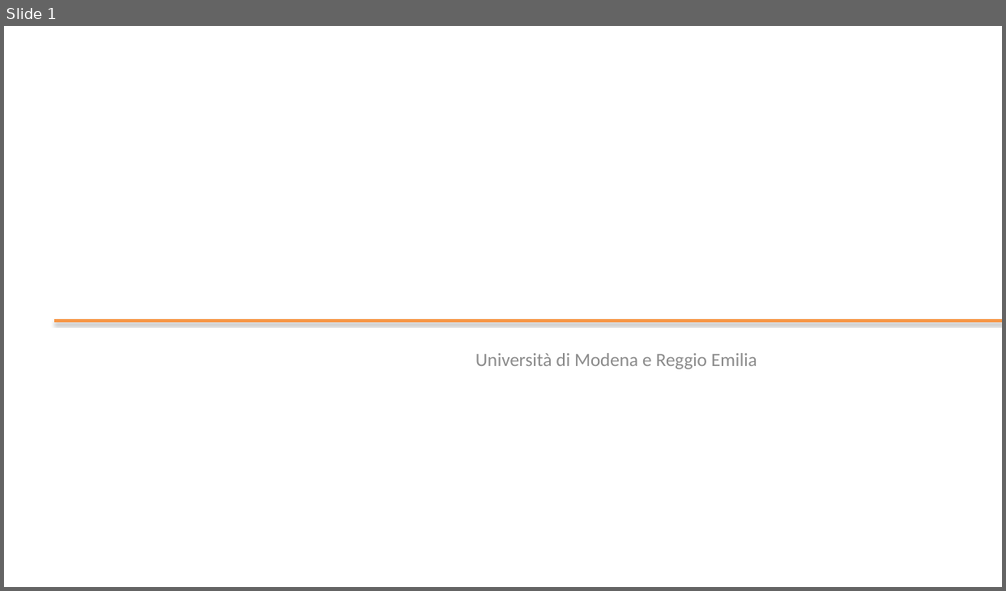
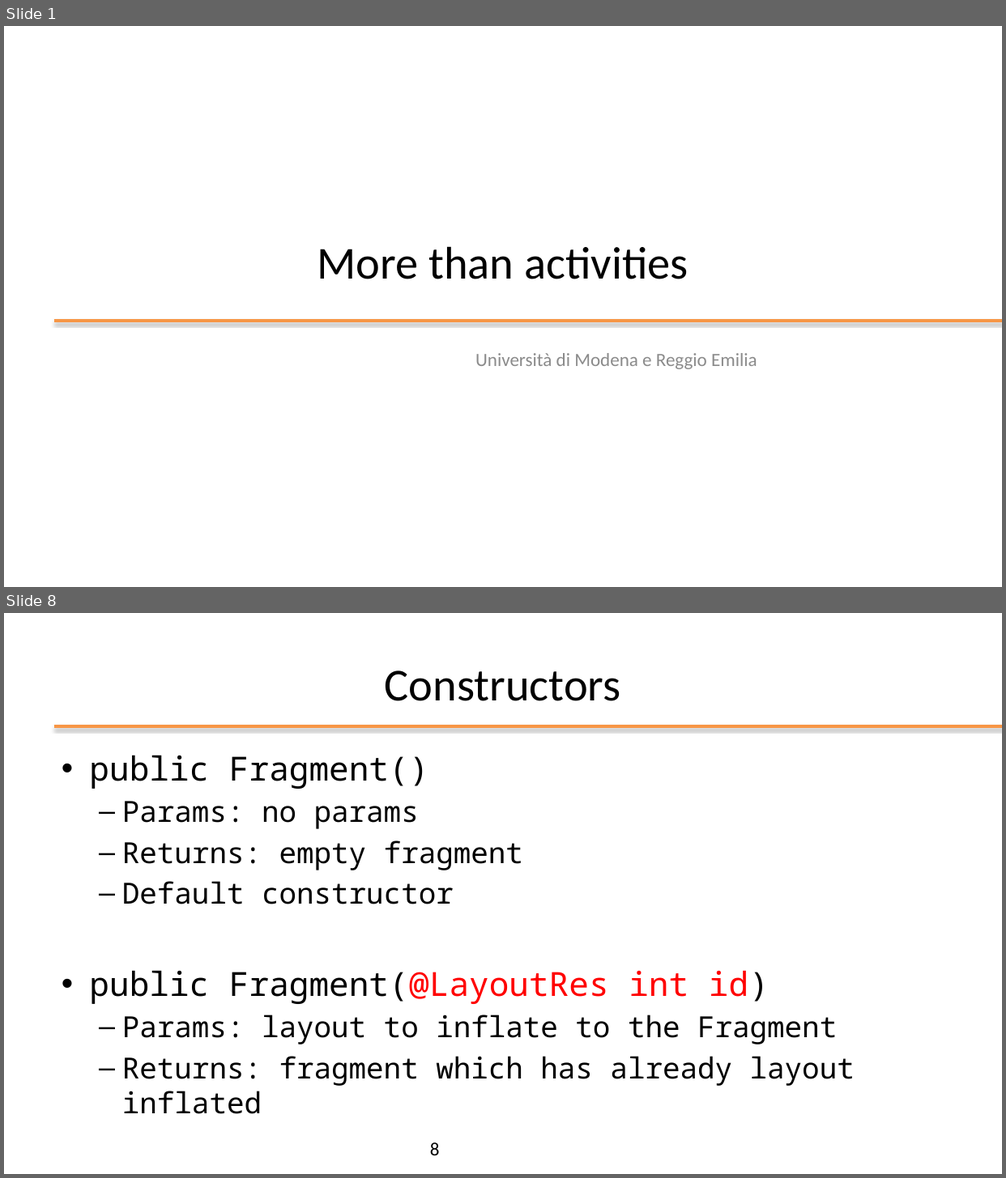
Before and after one commit to kevinmala00/ATTIVITA-PROGETTUALE, a slide deck: slides/05 - More than activities.pptx. Shown one above the other, each under a label of ours: slide 1 before the commit, slides 1 and 8 after it; the slides between them are not shown. The pictures are 1006x591 and 1006x1178 pixels, drawn with LibreOffice and Linux fonts; fonts in the diff are those of the drawing; background and template pictures are left out. Boxes give left, top, right and bottom in pixels: in the first picture for what was removed or moved away, otherwise in the second. Text is boxed around its words. In the diff, an @@ line names an element or a change of style, - is before the commit and + after.

```diff
--- a/slides/05 - More than activities.pptx
+++ b/slides/05 - More than activities.pptx
@@ slide 8 added at <box>4,613,1002,1174</box>, background #FFFFFF @@
@@ title added at <box>385,671,621,701</box>, 44 pt, text #000000 @@
+Constructors
@@ line added from (54, 726) to (1002, 726), #F79646 3 pt @@
@@ text added at <box>89,755,854,1114</box>, 28 pt, text #000000 @@
+• public Fragment()
+  – Params: no params
+  – Returns: empty fragment
+  – Default constructor
+• public Fragment(@LayoutRes int id)
+  – Params: layout to inflate to the Fragment
+  – Returns: fragment which has already layout inflated
@@ page number added at <box>430,1143,440,1156</box>, 18 pt, text #000000 @@
+8
@@ slide 1 changed as well @@
@@ title added at <box>317,246,688,280</box>, 44 pt, text #000000 @@
+More than activities
```
Also in this commit, not shown: 36 other slides added, 1 slide removed.
